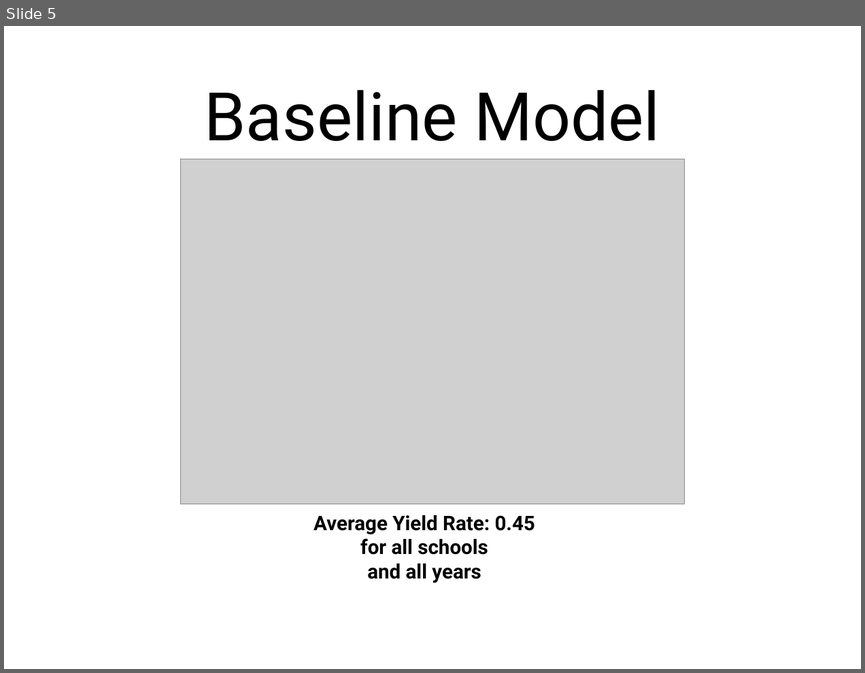
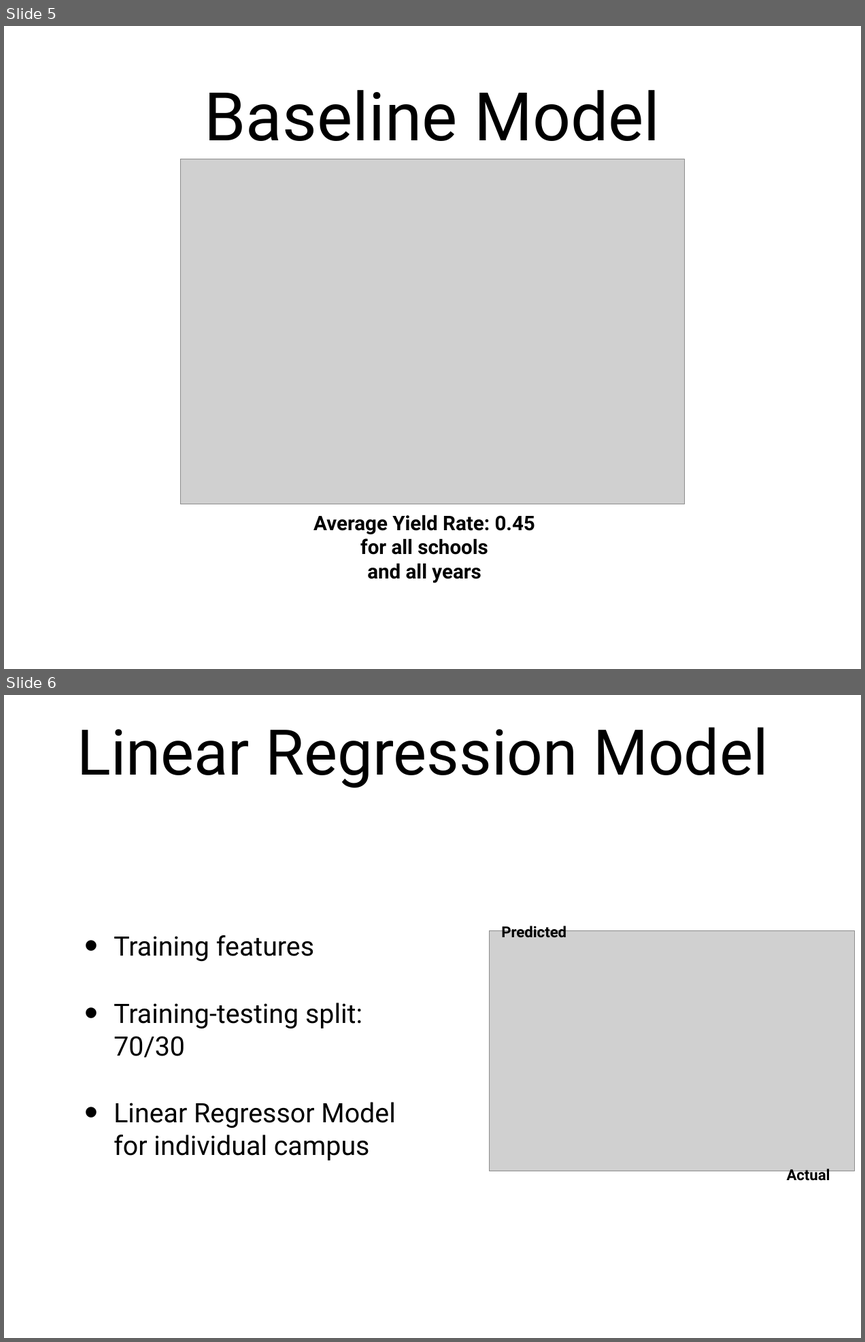
Before and after one commit to NickCrews/projectPC341, a slide deck: docs/iteration3/final_iteration.pptx. Shown one above the other, each under a label of ours: slide 5 before the commit, slides 5 and 6 after it. The pictures are 865x673 and 865x1342 pixels, drawn with LibreOffice and Linux fonts; fonts in the diff are those of the drawing; grey boxes stand for pictures. Boxes give left, top, right and bottom in pixels: in the first picture for what was removed or moved away, otherwise in the second. Text is boxed around its words. In the diff, an @@ line names an element or a change of style, - is before the commit and + after.

```diff
--- a/docs/iteration3/final_iteration.pptx
+++ b/docs/iteration3/final_iteration.pptx
@@ slide 6 added at box(4, 695, 861, 1338), background #FFFFFF @@
@@ title added at box(77, 727, 768, 788), 75.2 pt, text #000000 @@
+Linear Regression Model
@@ text added at box(113, 935, 395, 1160), 32 pt, text #000000 @@
+• Training features
+• Training-testing split: 70/30
+• Linear Regressor Model for individual campus
@@ picture added at box(489, 930, 854, 1171) @@
@@ text added at box(501, 923, 566, 938), 18 pt, text #000000, bold @@
+Predicted
@@ text added at box(787, 1168, 830, 1185), 18 pt, text #000000, bold @@
+Actual
```
Also in this commit, not shown: 2 slides changed, 1 other slide added, 2 slides removed.
